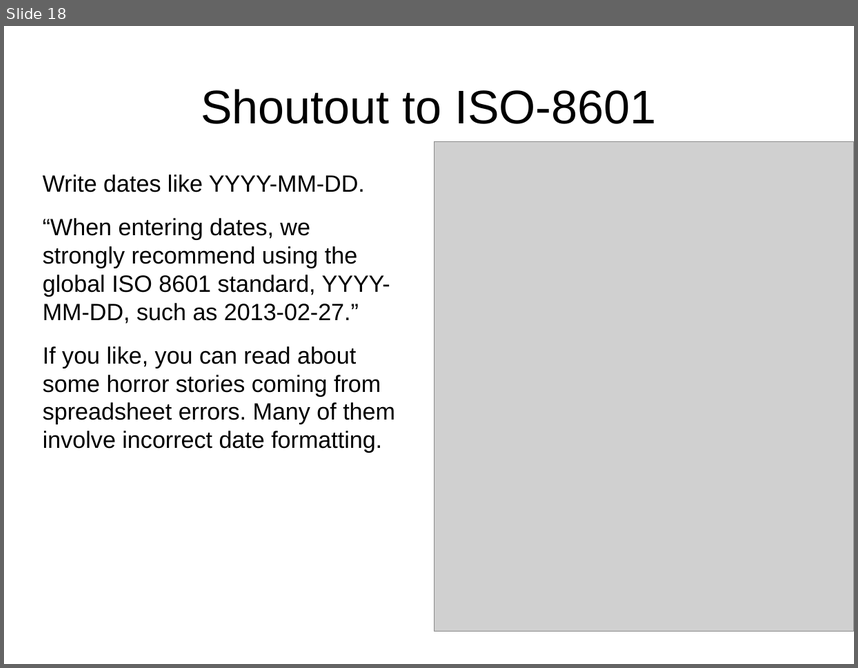
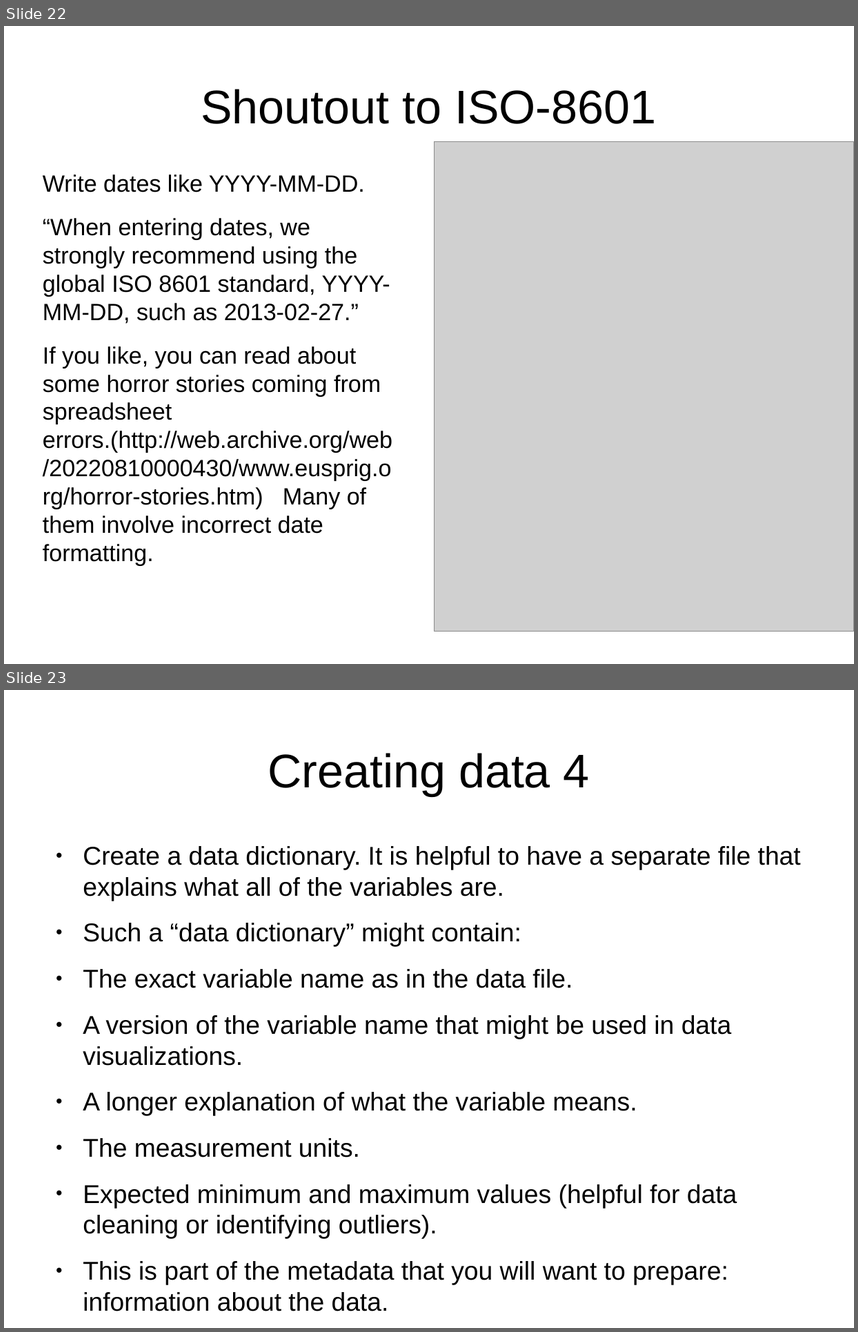
Before and after one commit to wltrimbl/uchicago-data227, a slide deck: slides/03-TIDY.odp. Shown one above the other, each under a label of ours: slide 18 before the commit, slides 22 and 23 after it. The pictures are 858x668 and 858x1332 pixels, drawn with LibreOffice and Linux fonts; fonts in the diff are those of the drawing; grey boxes stand for pictures. Boxes give left, top, right and bottom in pixels: in the first picture for what was removed or moved away, otherwise in the second. Text is boxed around its words. In the diff, an @@ line names an element or a change of style, - is before the commit and + after.

```diff
--- a/slides/03-TIDY.odp
+++ b/slides/03-TIDY.odp
@@ slide 23 added at <box>4,690,854,1328</box>, background #FFFFFF @@
@@ title added at <box>268,753,590,796</box>, 44 pt, text #000000 @@
+Creating data 4
@@ text added at <box>83,846,801,1311</box>, 24 pt, text #000000 @@
+● Create a data dictionary. It is helpful to have a separate file that explains what all of the variables are.
+● Such a “data dictionary” might contain:
+● The exact variable name as in the data file.
+● A version of the variable name that might be used in data visualizations.
+● A longer explanation of what the variable means.
+● The measurement units.
+● Expected minimum and maximum values (helpful for data cleaning or identifying outliers).
+● This is part of the metadata that you will want to prepare: information about the data.
@@ what was slide 18 is now slide 22 @@
@@ slide 22 changed as well @@
@@ text at <box>43,346,392,566</box>: text changed @@
-If you like, you can read about some horror stories coming from spreadsheet errors. Many of them involve incorrect date formatting.
+If you like, you can read about some horror stories coming from spreadsheet errors.(http://web.archive.org/web/20220810000430/www.eusprig.org/horror-stories.htm) Many of them involve incorrect date formatting.
```
Also in this commit, not shown: 17 other slides changed, 5 other slides added, 1 slide removed, 4 other files.
